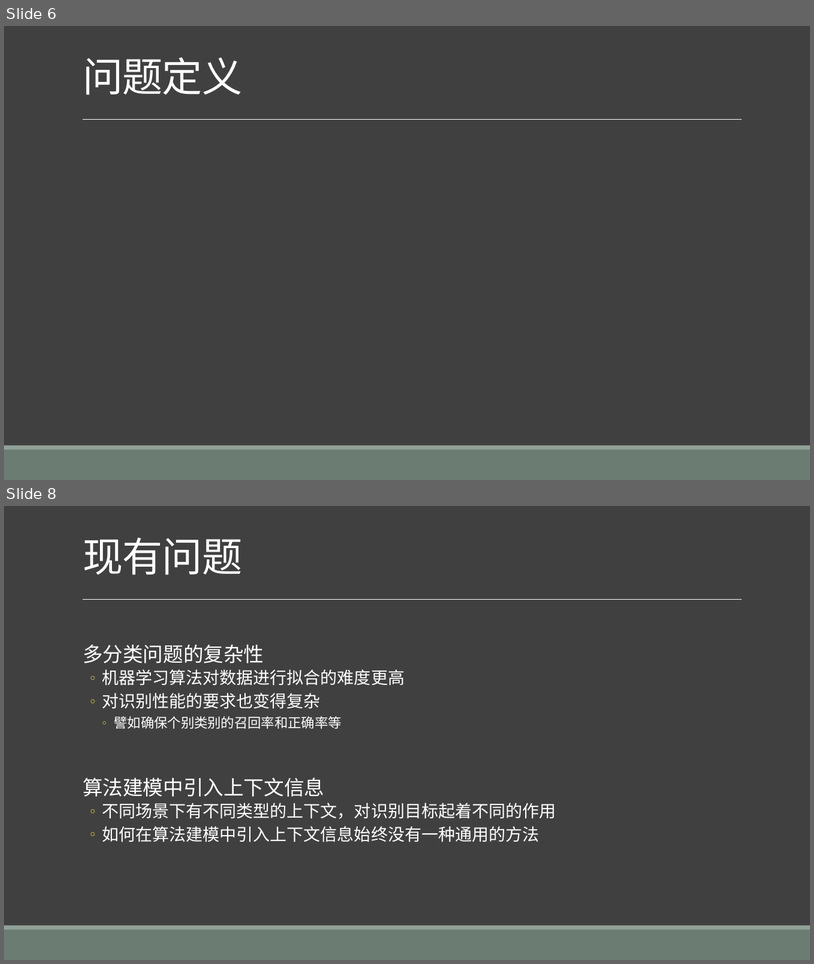
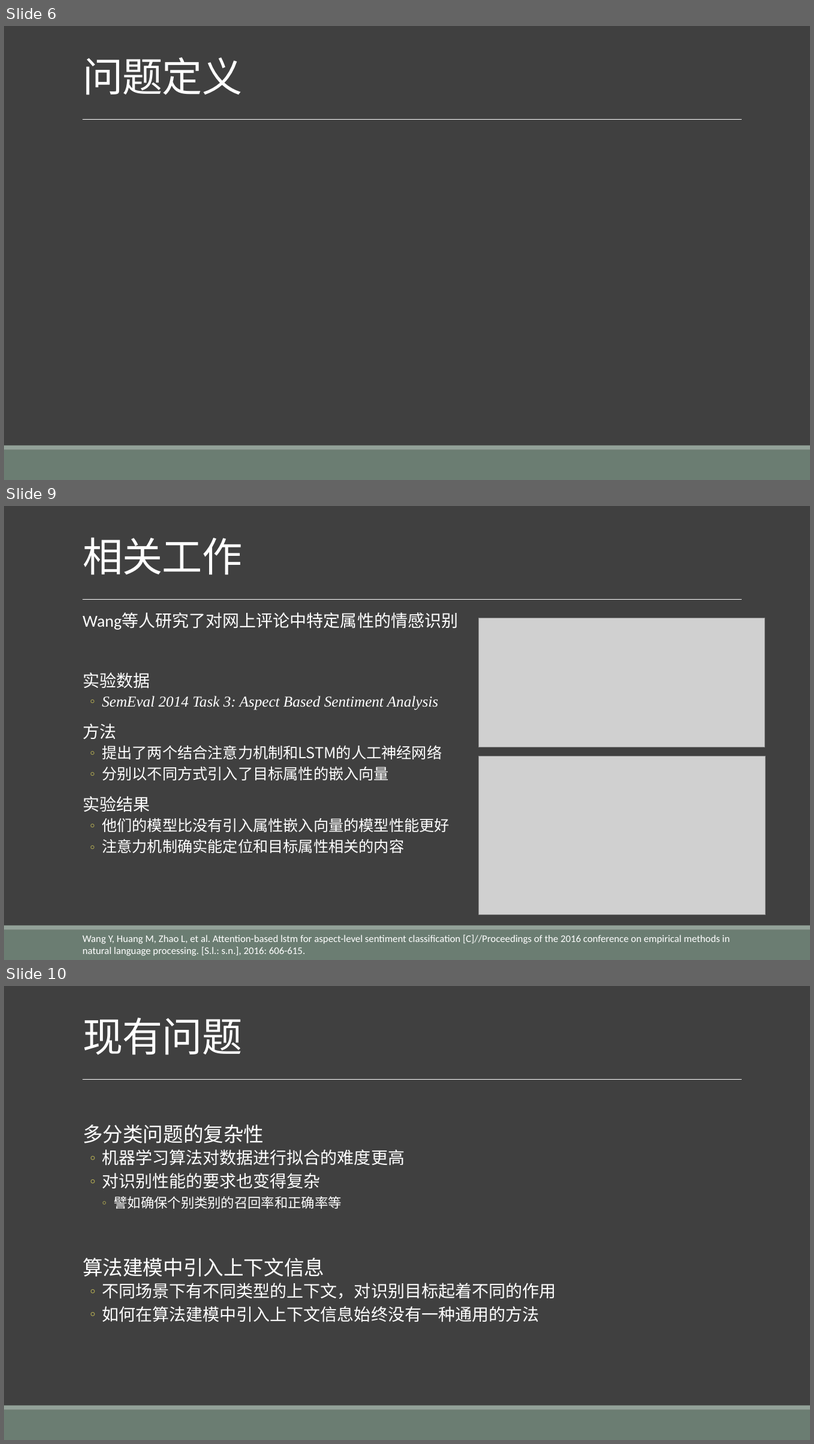
Before and after one commit to liangxh/grad2019, a slide deck: 计研163_梁锡豪_2016211014_基于多步決策的情感识别.pptx. Shown one above the other, each under a label of ours: slides 6 and 8 before the commit, slides 6, 9 and 10 after it; the slides between them are not shown. The pictures are 814x964 and 814x1444 pixels, drawn with LibreOffice and Linux fonts; fonts in the diff are those of the drawing; grey boxes stand for pictures. Boxes give left, top, right and bottom in pixels: in the first picture for what was removed or moved away, otherwise in the second. Text is boxed around its words. In the diff, an @@ line names an element or a change of style, - is before the commit and + after.

```diff
--- a/计研163_梁锡豪_2016211014_基于多步決策的情感识别.pptx
+++ b/计研163_梁锡豪_2016211014_基于多步決策的情感识别.pptx
@@ slide 9 added at [4, 506, 810, 960], background #404040; not listed: 3 template elements that a slide beside it also shows @@
@@ title added at [83, 537, 243, 575], 48 pt, text #FFFFFF @@
+相关工作
@@ text added at [83, 613, 458, 853], 18 pt, text #FFFFFF @@
+  Wang等人研究了对网上评论中特定属性的情感识别
+  实验数据
+  ◦ SemEval 2014 Task 3: Aspect Based Sentiment Analysis
+  方法
+  ◦ 提出了两个结合注意力机制和LSTM的人工神经网络
+  ◦ 分别以不同方式引入了目标属性的嵌入向量
+  实验结果
+  ◦ 他们的模型比没有引入属性嵌入向量的模型性能更好
+  ◦ 注意力机制确实能定位和目标属性相关的内容
@@ picture added at [479, 618, 765, 747] @@
@@ picture added at [479, 756, 766, 915] @@
@@ text added at [83, 934, 731, 955], 12 pt, text #FFFFFF @@
+Wang Y, Huang M, Zhao L, et al. Attention-based lstm for aspect-level sentiment classification [C]//Proceedings of the 2016 conference on empirical methods in natural language processing. [S.l.: s.n.], 2016: 606-615.
@@ what was slide 8 is now slide 10 @@
```
Also in this commit, not shown: 6 slides changed, 9 other slides added, 2 slides removed, 4 other files.
